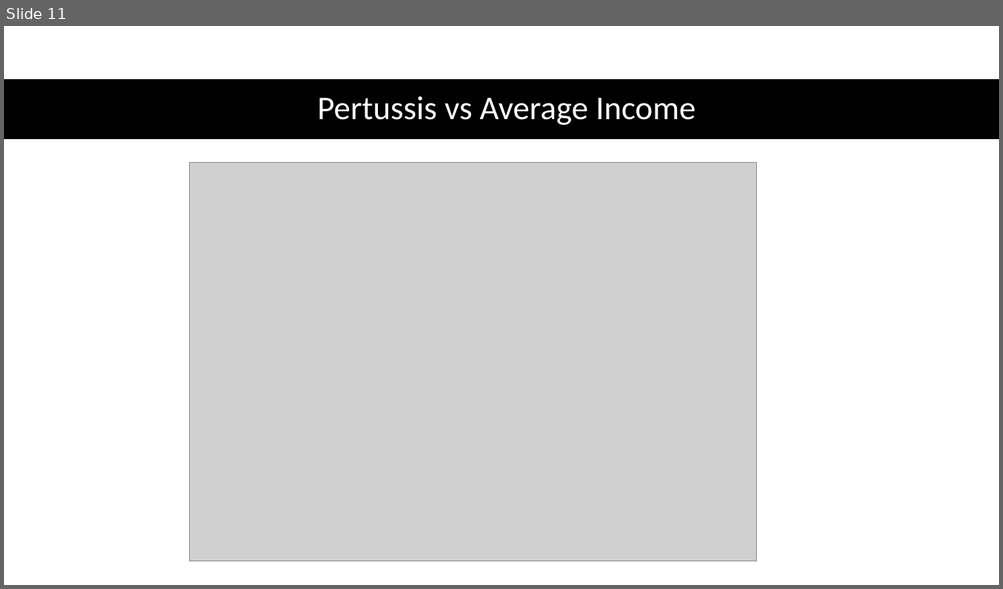
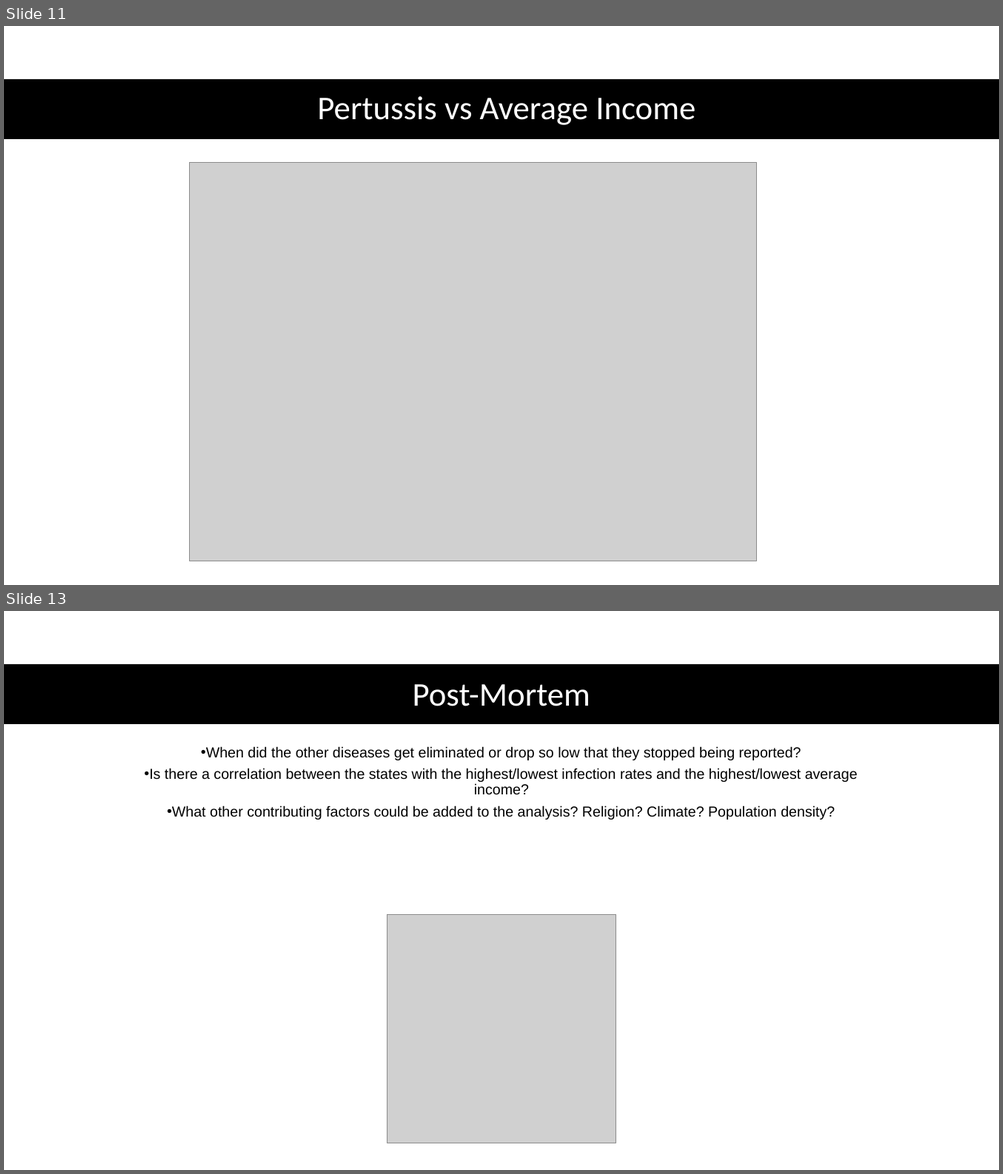
Before and after one commit to SamClements94/Project-1, a slide deck: Effects of Income Level on Disease Rates.pptx. Shown one above the other, each under a label of ours: slide 11 before the commit, slides 11 and 13 after it; the slides between them are not shown. The pictures are 1003x589 and 1003x1174 pixels, drawn with LibreOffice and Linux fonts; fonts in the diff are those of the drawing; grey boxes stand for pictures. Boxes give left, top, right and bottom in pixels: in the first picture for what was removed or moved away, otherwise in the second. Text is boxed around its words. In the diff, an @@ line names an element or a change of style, - is before the commit and + after.

```diff
--- a/Effects of Income Level on Disease Rates.pptx
+++ b/Effects of Income Level on Disease Rates.pptx
@@ slide 13 added at (x1=4, y1=611, x2=999, y2=1170), background #FFFFFF @@
@@ rectangle added at (x1=4, y1=664, x2=999, y2=724), fill #000000 @@
@@ title added at (x1=412, y1=684, x2=590, y2=706), 32 pt, text #FFFFFF @@
+Post-Mortem
@@ text added at (x1=144, y1=746, x2=857, y2=820), 14 pt, text #000000 @@
+• When did the other diseases get eliminated or drop so low that they stopped being reported?
+• Is there a correlation between the states with the highest/lowest infection rates and the highest/lowest average income?
+• What other contributing factors could be added to the analysis? Religion? Climate? Population density?
@@ picture added at (x1=387, y1=914, x2=616, y2=1144) @@
```
Also in this commit, not shown: 2 slides changed, 1 slide removed.
